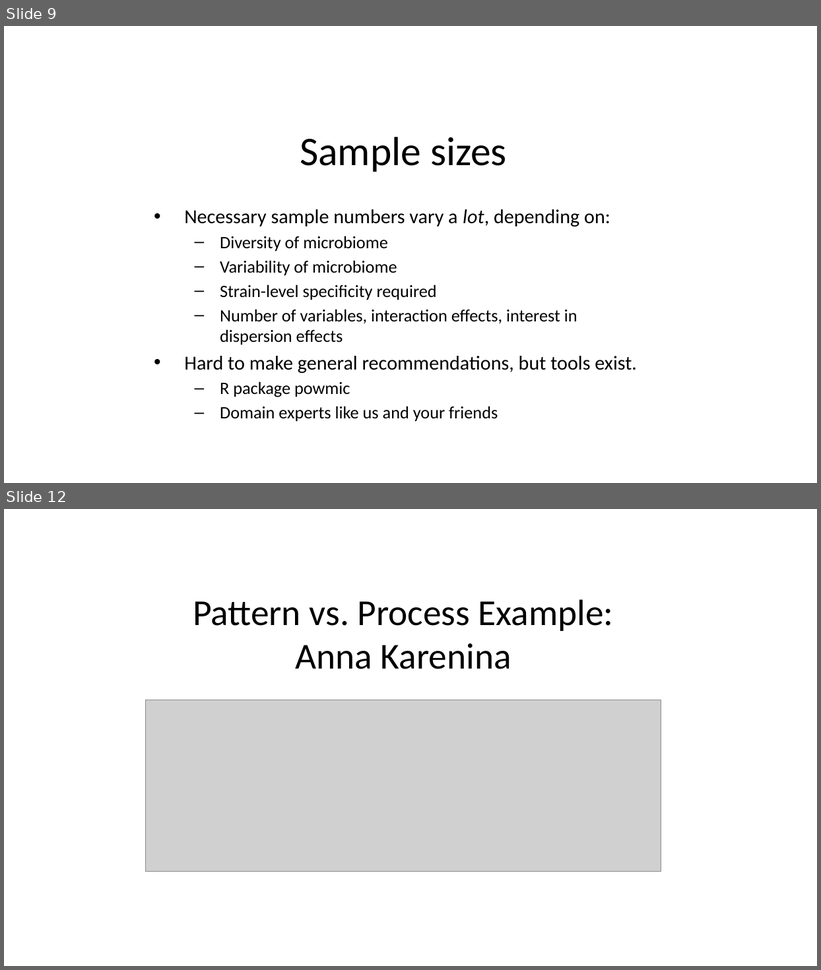
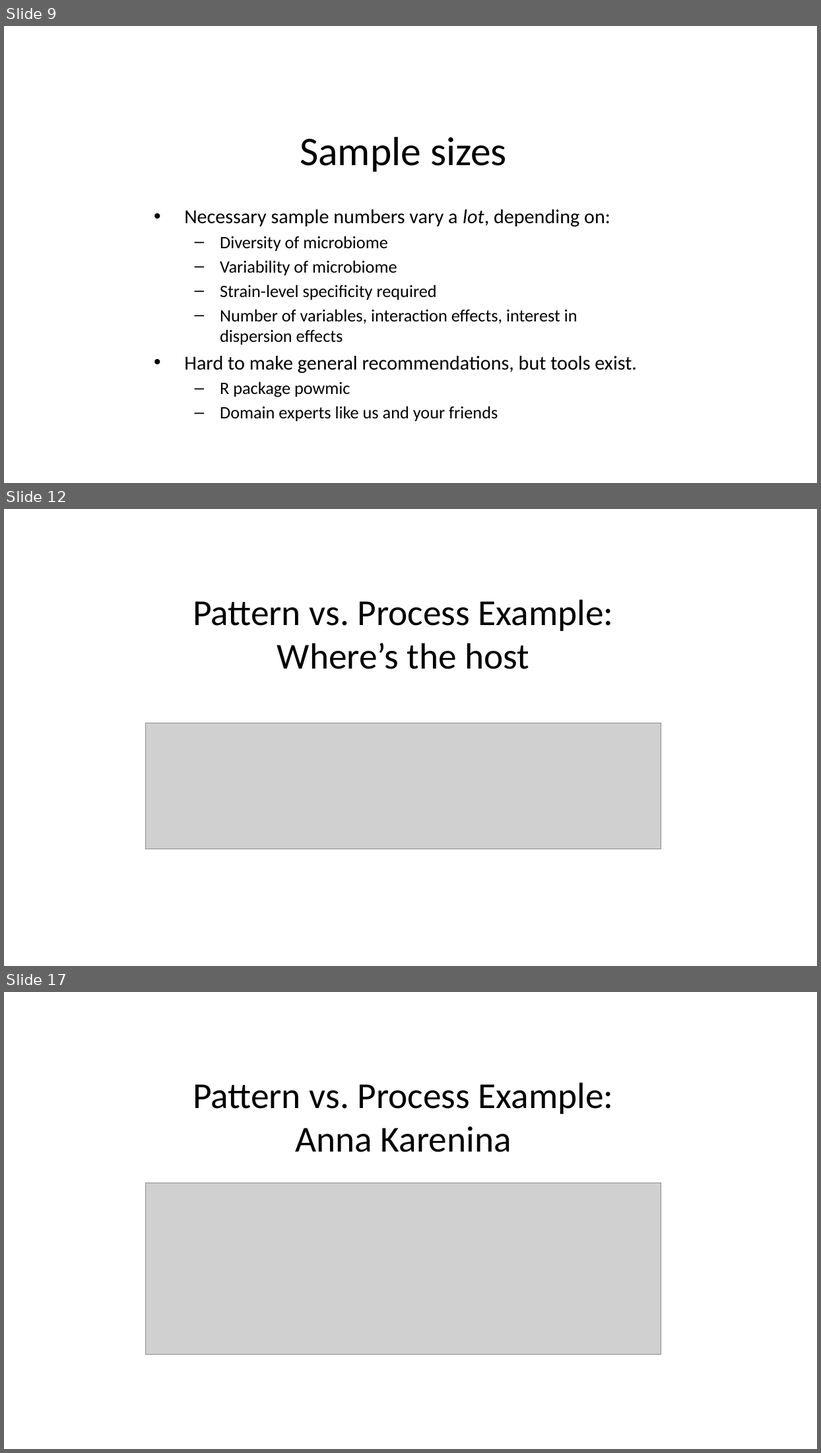
Before and after one commit to usfomicshub/microbiome_workshop, a slide deck: slides/day1/microbiome_workshop_stats.pptx. Shown one above the other, each under a label of ours: slides 9 and 12 before the commit, slides 9, 12 and 17 after it; the slides between them are not shown. The pictures are 821x970 and 821x1453 pixels, drawn with LibreOffice and Linux fonts; fonts in the diff are those of the drawing; grey boxes stand for pictures; background and template pictures are left out. Boxes give left, top, right and bottom in pixels: in the first picture for what was removed or moved away, otherwise in the second. Text is boxed around its words. In the diff, an @@ line names an element or a change of style, - is before the commit and + after.

```diff
--- a/slides/day1/microbiome_workshop_stats.pptx
+++ b/slides/day1/microbiome_workshop_stats.pptx
@@ slide 12 added at (4, 509, 817, 966), background picture (left out) @@
@@ title added at (193, 599, 614, 669), 32.4 pt, text #000000 @@
+Pattern vs. Process Example: Where’s the host
@@ picture added at (145, 723, 661, 849) @@
@@ what was slide 12 is now slide 17 @@
```
Also in this commit, not shown: 2 slides changed, 4 other slides added.
